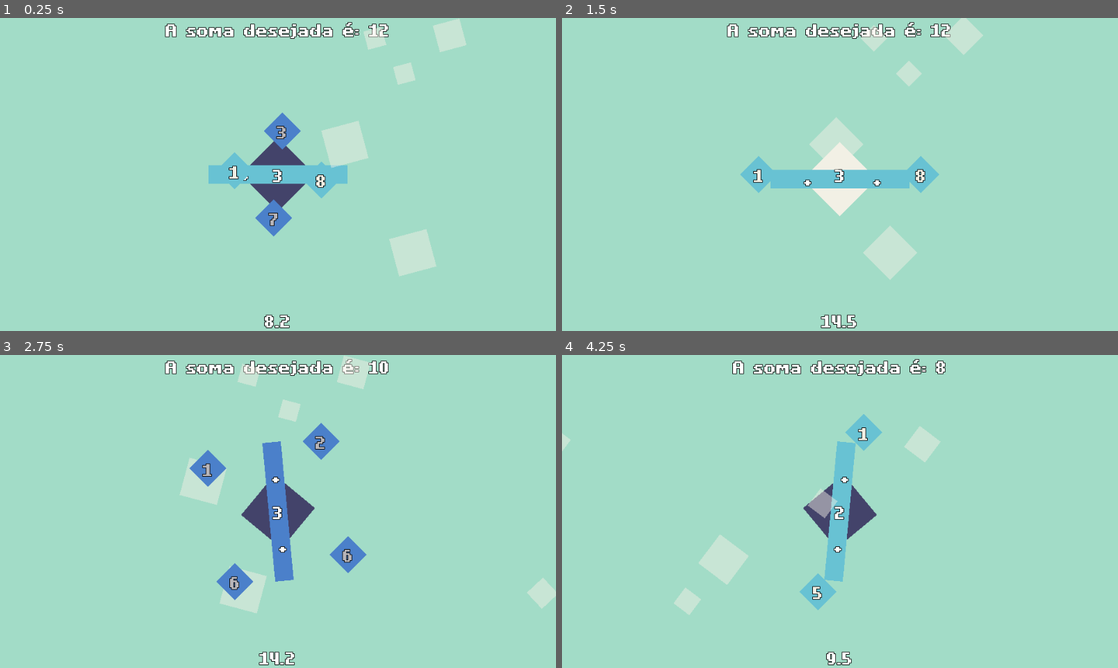
Above: before the commit, frames 1-4 (two rows, left to right).
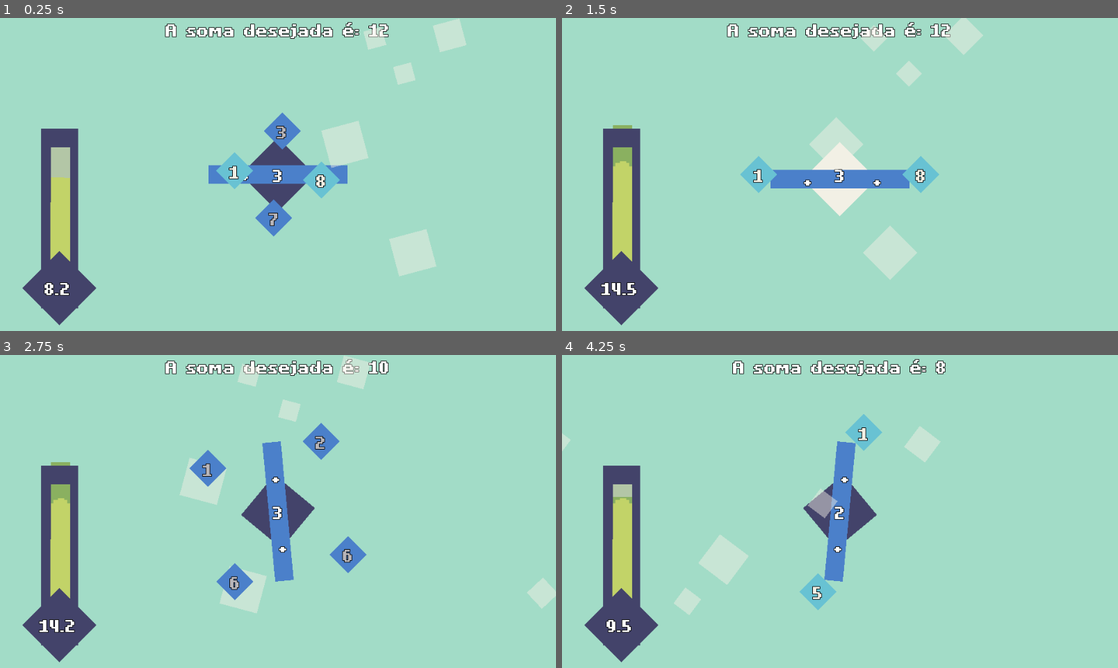
Above: after the commit, the same moments.

Repository: luisfpatrocinio/SquareSum
Game: Godot game, scene res://Level.tscn
Same seed, same stepped clock (60 frames per second), same inputs: the game is played once before the commit and once after it.
Inputs:
- Up to frame 1 (0.25 s): no input
- Up to frame 2 (1.5 s): tap Enter (ui_accept) at 0.5, 0.77 s; hold Right (ui_right) 0.53-1.28 s; hold Down (ui_down) from 1.28 s (still down)
- Up to frame 3 (2.75 s): tap Enter (ui_accept) at 1.52 s; release Down (ui_down) at 2.03 s; hold Right (ui_right) from 2.03 s (still down)
- Up to frame 4 (4.25 s): release Right (ui_right) at 2.78 s; hold Up (ui_up) 2.78-3.53 s; tap Enter (ui_accept) at 3.02, 3.77 s; hold Left (ui_left) from 3.53 s (still down)

The runs differ from the first frame. In frame 1, 5.4% of the frame differs, in the area x 4-63%, y 35-100%; in frame 2, 6.0%, in the area x 4-63%, y 34-100%; in frame 3, 4.7%; in frame 4, 6.0%.

Commit message:
Added Progress Bar

Diff:
--- a/Level.tscn
+++ b/Level.tscn
@@ -1,8 +1,9 @@
-[gd_scene load_steps=5 format=2]
+[gd_scene load_steps=6 format=2]
 
 [ext_resource path="res://Roulette.gd" type="Script" id=1]
 [ext_resource path="res://mnr_theme.tres" type="Theme" id=2]
 [ext_resource path="res://Bar.gd" type="Script" id=3]
+[ext_resource path="res://ProgressBar.tscn" type="PackedScene" id=4]
 
 [sub_resource type="RectangleShape2D" id=1]
 extents = Vector2( 119.5, 17.5 )
@@ -30,10 +31,16 @@
 shape = SubResource( 1 )
 
 [node name="Polygon2D_Fundo" type="Polygon2D" parent="Controller/Area2D"]
+position = Vector2( 20, 79 )
 color = Color( 0.262745, 0.262745, 0.415686, 1 )
+offset = Vector2( -20, -79 )
 polygon = PoolVector2Array( 0, -64, 64, 0, 0, 64, -64, 0 )
 
 [node name="Polygon2D" type="Polygon2D" parent="Controller/Area2D"]
+color = Color( 0.294118, 0.501961, 0.792157, 1 )
+polygon = PoolVector2Array( -120, -16, 120, -16, 120, 16, -120, 16 )
+
+[node name="Polygon2D2" type="Polygon2D" parent="Controller/Area2D"]
 color = Color( 0.294118, 0.501961, 0.792157, 1 )
 polygon = PoolVector2Array( -120, -16, 120, -16, 120, 16, -120, 16 )
 
@@ -56,16 +63,6 @@
 
 [node name="TimerToStart" type="Timer" parent="Controller"]
 one_shot = true
-
-[node name="TimerLabel" type="Label" parent="Controller"]
-anchor_top = 1.0
-anchor_right = 1.0
-anchor_bottom = 1.0
-margin_top = -38.0
-theme = ExtResource( 2 )
-text = "12"
-align = 1
-valign = 2
 
 [node name="BarNumber" type="Label" parent="Controller"]
 anchor_left = 0.5
@@ -114,6 +111,12 @@
 
 [node name="Audio" type="AudioStreamPlayer" parent="Controller"]
 
+[node name="TextureProgress" parent="Controller" instance=ExtResource( 4 )]
+margin_left = -562.0
+margin_top = 929.0
+margin_right = -1144.0
+margin_bottom = 1004.99
+
 [connection signal="timeout" from="Controller/Timer" to="Controller" method="_on_Timer_timeout"]
 [connection signal="timeout" from="Controller/TimerToStart" to="Controller" method="_on_TimerToStart_timeout"]
 [connection signal="timeout" from="Controller/CreatePolygonTimer" to="Controller" method="_on_CreatePolygonTimer_timeout"]
--- /dev/null
+++ b/ProgressBar.tscn
@@ -0,0 +1,45 @@
+[gd_scene load_steps=6 format=2]
+
+[ext_resource path="res://mnr_theme.tres" type="Theme" id=1]
+[ext_resource path="res://ProgressBar/Fill.png" type="Texture" id=2]
+[ext_resource path="res://ProgressBar/Emcima.png" type="Texture" id=3]
+[ext_resource path="res://ScoreBar.gd" type="Script" id=4]
+[ext_resource path="res://ProgressBar/Under.png" type="Texture" id=5]
+
+[node name="TextureProgress" type="TextureProgress"]
+anchor_right = 1.0
+margin_left = -606.322
+margin_top = 958.695
+margin_right = -1188.32
+margin_bottom = 1034.69
+rect_rotation = -89.8853
+rect_pivot_offset = Vector2( 114.417, -511.135 )
+value = 20.0
+texture_under = ExtResource( 5 )
+texture_over = ExtResource( 3 )
+texture_progress = ExtResource( 2 )
+texture_progress_offset = Vector2( 50, 0 )
+nine_patch_stretch = true
+script = ExtResource( 4 )
+
+[node name="Polygon2D_Fundo2" type="Polygon2D" parent="."]
+position = Vector2( -11.882, 59.0239 )
+rotation = 1.56879
+color = Color( 0.262745, 0.262745, 0.415686, 1 )
+offset = Vector2( -20, -79 )
+polygon = PoolVector2Array( 0, -64, 64, 0, 0, 64, -64, 0 )
+
+[node name="TimerLabel" type="Label" parent="."]
+anchor_left = 0.5
+anchor_top = 1.0
+anchor_right = 0.5
+anchor_bottom = 1.0
+margin_left = -102.004
+margin_top = -78.1742
+margin_right = -23.0043
+margin_bottom = -40.1742
+rect_rotation = 90.0
+theme = ExtResource( 1 )
+text = "12"
+align = 1
+valign = 2
--- a/Roulette.gd
+++ b/Roulette.gd
@@ -18,6 +18,7 @@
 onready var polygonDeco = preload("res://Polygon.tscn");
 onready var flash = get_node("FlashScreen");
 onready var audio = get_node("Audio")
+onready var progressBar = get_node("TextureProgress")
 
 var barAngSpd = 12
 var numbersArray = []
@@ -28,6 +29,7 @@
 var success = false
 onready var globalAngle = 0
 
+const MAX_TIME = 15;
 
 func _ready() -> void:
 	# Ajustar posição da janela
@@ -87,7 +89,7 @@
 			print("Acertou!");
 			flashScreen();
 			var _timeBonus = 5
-			timer.start(timer.time_left + _timeBonus)
+			timer.start(min(timer.time_left + _timeBonus, MAX_TIME))
 			timer.paused = true
 			startTimer.start()
 			success = true
@@ -165,7 +167,8 @@
 		timerValue = timer.time_left
 
 	timerValue = ceil(timerValue * 10) / 10;
-	timerLabel.text = str(timerValue)
+	progressBar.value = 100 * timerValue / MAX_TIME
+	progressBar.get_node("TimerLabel").text = str(timerValue)
 
 
 func spawn_number(x):
--- /dev/null
+++ b/ScoreBar.gd
@@ -0,0 +1,16 @@
+extends TextureProgress
+
+
+# Declare member variables here. Examples:
+# var a = 2
+# var b = "text"
+
+
+# Called when the node enters the scene tree for the first time.
+func _ready():
+	pass # Replace with function body.
+
+
+# Called every frame. 'delta' is the elapsed time since the previous frame.
+#func _process(delta):
+#	pass
--- /dev/null
+++ b/ScoreBar.tscn
@@ -0,0 +1,13 @@
+[gd_scene load_steps=3 format=2]
+
+[ext_resource path="res://ProgressBar/Fill.png" type="Texture" id=1]
+[ext_resource path="res://ProgressBar/Emcima.png" type="Texture" id=2]
+
+[node name="TextureProgress" type="TextureProgress"]
+anchor_right = 1.0
+margin_bottom = 99.0
+value = 50.0
+texture_over = ExtResource( 2 )
+texture_progress = ExtResource( 1 )
+texture_progress_offset = Vector2( 100, 0 )
+nine_patch_stretch = true
Binary file added: ProgressBar/Emcima.png
Not shown, added: ProgressBar/Emcima.png.import
Binary file added: ProgressBar/Fill.png
Not shown, added: ProgressBar/Fill.png.import
Binary file added: ProgressBar/Under.png
Not shown, added: ProgressBar/Under.png.import
